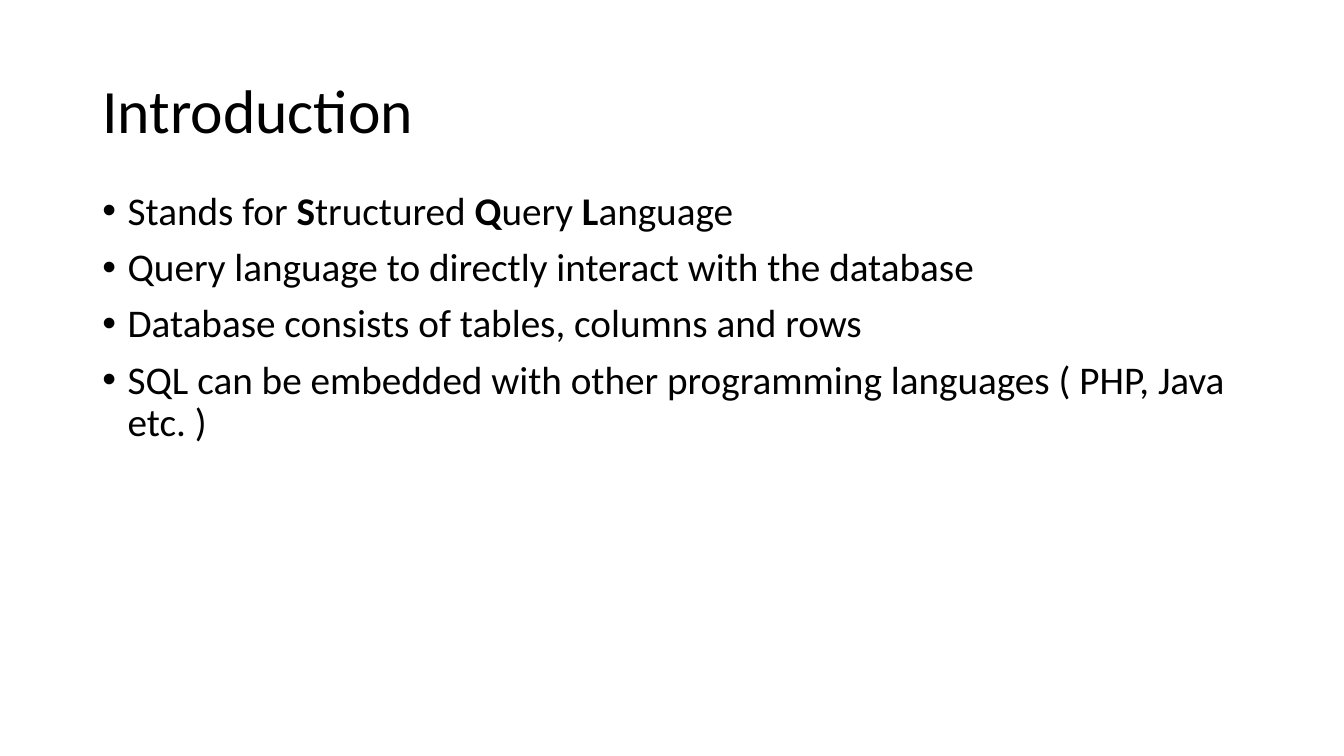
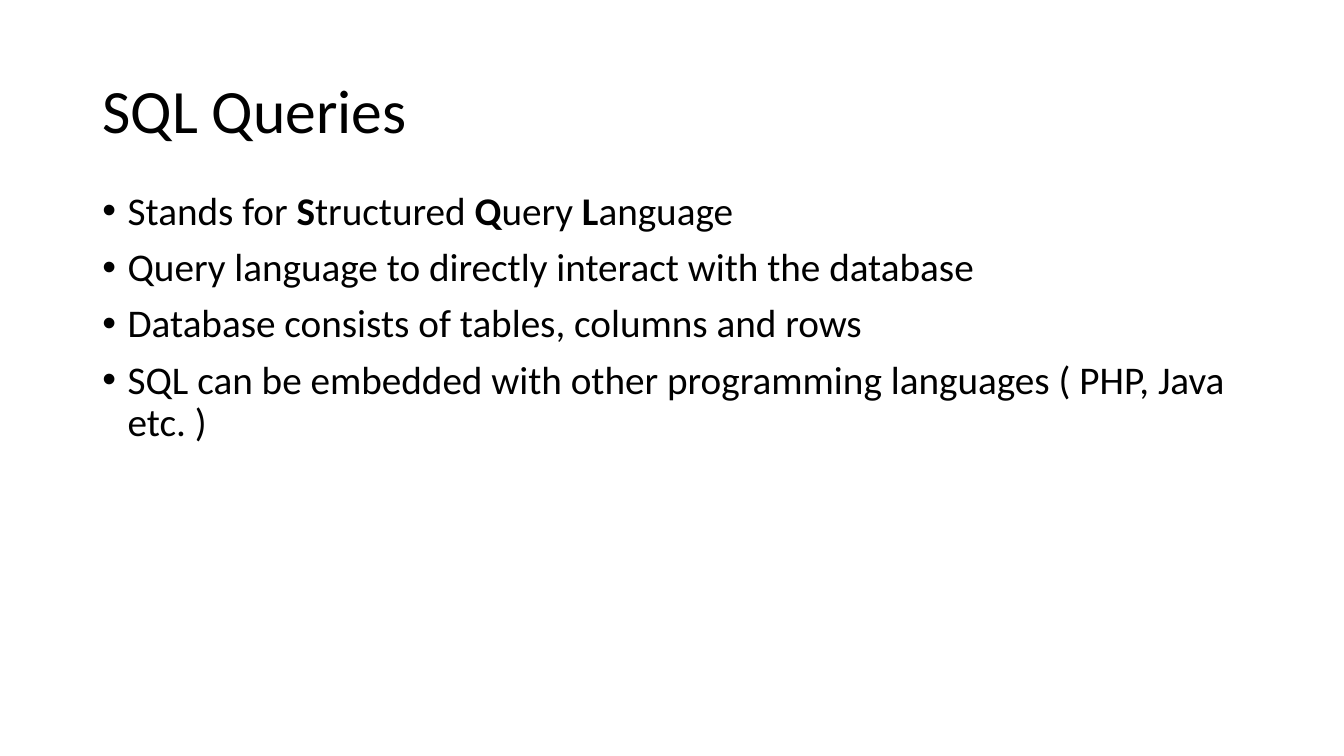
Before and after one commit to shivapbhusal/security, a slide deck: slide 3 of Slides/2. Basic SQL queries.pptx. Drawn at 1344x756 pixels with LibreOffice and Linux fonts; fonts in the diff are those of the drawing. Boxes give left, top, right and bottom in pixels: in the first picture for what was removed or moved away, otherwise in the second. Text is boxed around its words. In the diff, an @@ line names an element or a change of style, - is before the commit and + after.

```diff
--- a/Slides/2. Basic SQL queries.pptx
+++ b/Slides/2. Basic SQL queries.pptx
@@ title at <box>102,90,407,141</box>: text changed @@
-Introduction
+SQL Queries
```
Also in this commit, not shown: 1 slide added, 1 slide removed.
